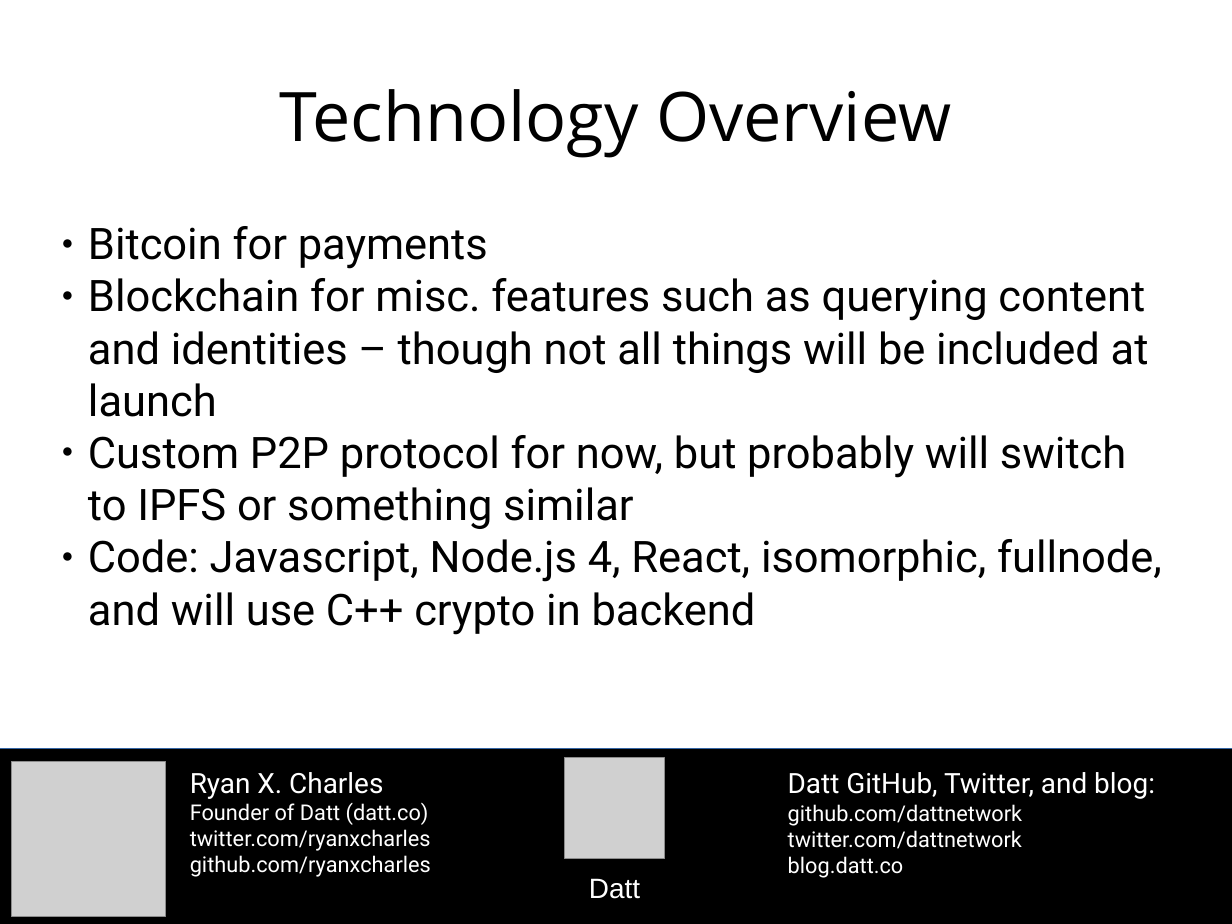
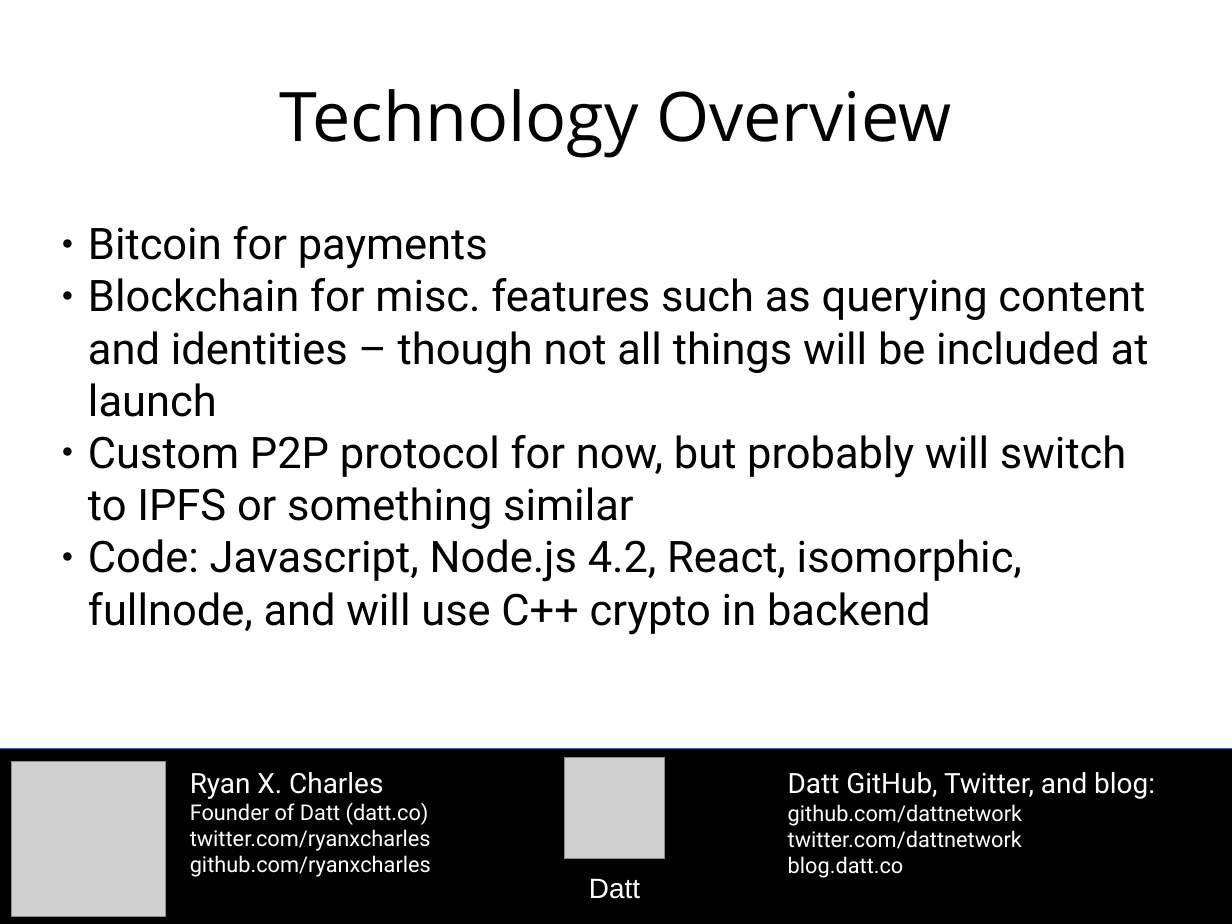
Before and after one commit to moneybutton/yours-core, a slide deck: slide 18 of archive/2015-10-27-datt-sf-bitcoin-social.odp. Drawn at 1232x924 pixels with LibreOffice and Linux fonts; fonts in the diff are those of the drawing; grey boxes stand for pictures. Boxes give left, top, right and bottom in pixels: in the first picture for what was removed or moved away, otherwise in the second. Text is boxed around its words. In the diff, an @@ line names an element or a change of style, - is before the commit and + after.

```diff
--- a/archive/2015-10-27-datt-sf-bitcoin-social.odp
+++ b/archive/2015-10-27-datt-sf-bitcoin-social.odp
@@ subtitle at [88, 539, 1022, 635]: text changed @@
-● Code: Javascript, Node.js 4, React, isomorphic, fullnode, and will use C++ crypto in backend
+● Code: Javascript, Node.js 4.2, React, isomorphic, fullnode, and will use C++ crypto in backend
```
Also in this commit, not shown: 3 other slides changed, 1 other file.
